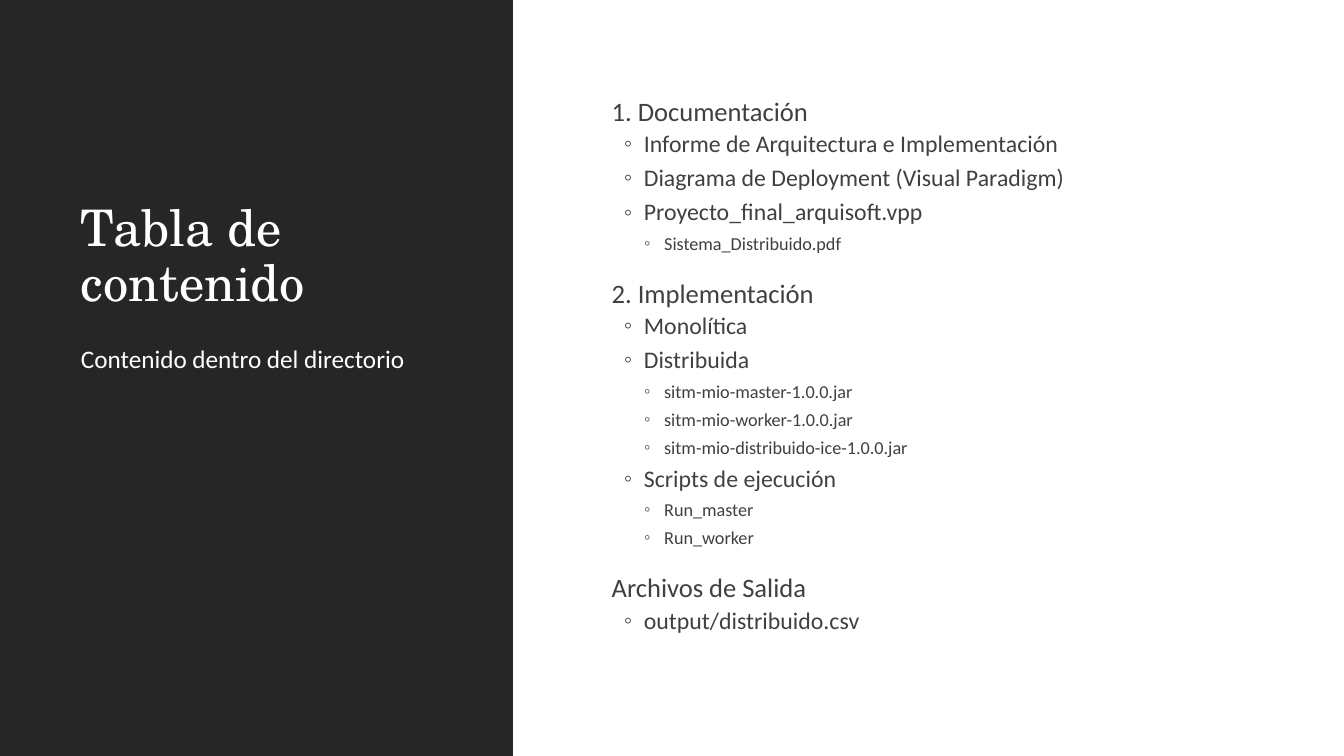
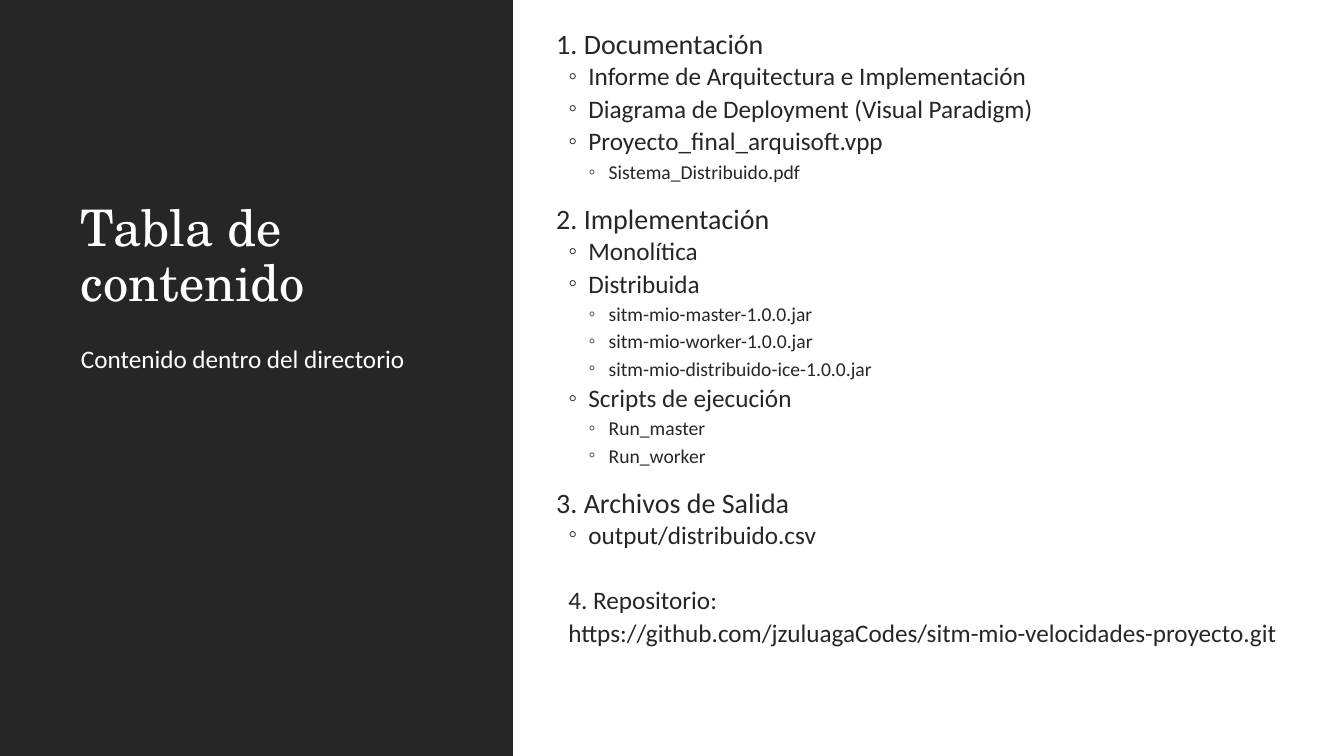
Before and after one commit to jzuluagaCodes/sitm-mio-velocidades-proyecto, a slide deck: slide 2 of docs/Tabla de Contenido.ppt. Drawn at 1344x756 pixels with LibreOffice and Linux fonts; fonts in the diff are those of the drawing. Boxes give left, top, right and bottom in pixels: in the first picture for what was removed or moved away, otherwise in the second. Text is boxed around its words. In the diff, an @@ line names an element or a change of style, - is before the commit and + after.

Commit message:
Añadido link del repositorio a tabla de contenido

```diff
--- a/docs/Tabla de Contenido.ppt
+++ b/docs/Tabla de Contenido.ppt
@@ text "1. Documentación": place and size @@
-text "1. Documentación" at [612,102,1064,633]
+text "1. Documentación" at [556,34,1276,647]
@@ text at [556,34,1032,548]: size 19 to 20 pt in "1. Documentación", "2. Implementación"; text colour #404040 to #262626 in "1. Documentación", "Informe de Arquitectura e Implementación", "Diagrama de Deployment (Visual Paradigm)", "Proyecto_final_arquisoft.vpp" and 11 more places; size 17 to 18 pt in "Informe de Arquitectura e Implementación", "Diagrama de Deployment (Visual Paradigm)", "Proyecto_final_arquisoft.vpp", "Monolítica" and 3 more places; size 13 to 14 pt in "Sistema_Distribuido.pdf", "sitm-mio-master-1.0.0.jar", "sitm-mio-worker-1.0.0.jar", "sitm-mio-distribuido-ice-1.0.0.jar" and 2 more places; line spacing 1 to 0.9; line spacing 0.9 to 0.8; bullet colour #404040 to #262626 @@
@@ text at [556,493,789,513]: text changed; size 19 to 20 pt; text colour #404040 to #262626 @@
-  Archivos de Salida
+  3. Archivos de Salida
@@ text at [568,591,1276,647]: paragraphs added @@
+  4. Repositorio:
+  https://github.com/jzuluagaCodes/sitm-mio-velocidades-proyecto.git
```
Also in this commit, not shown: 1 other file.
